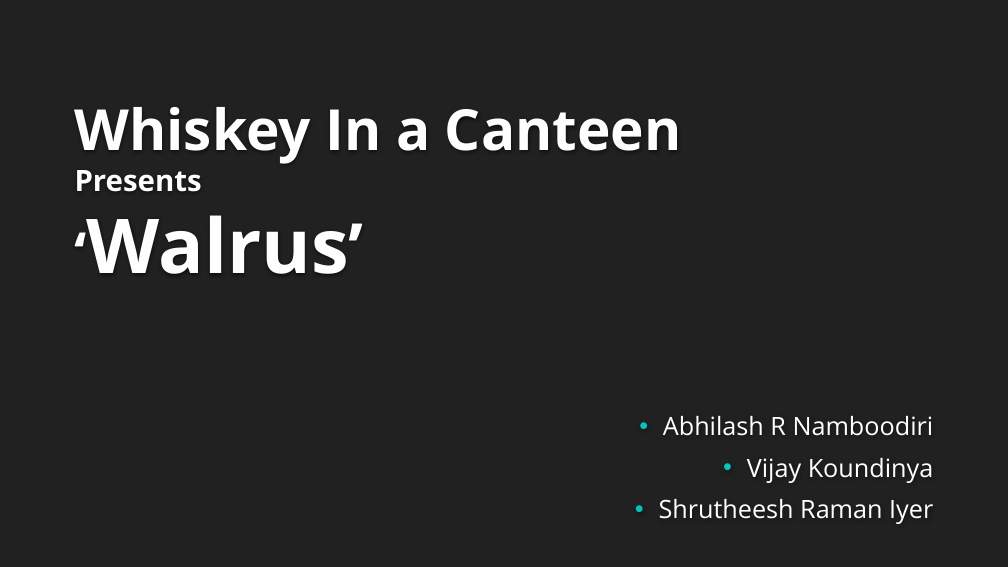
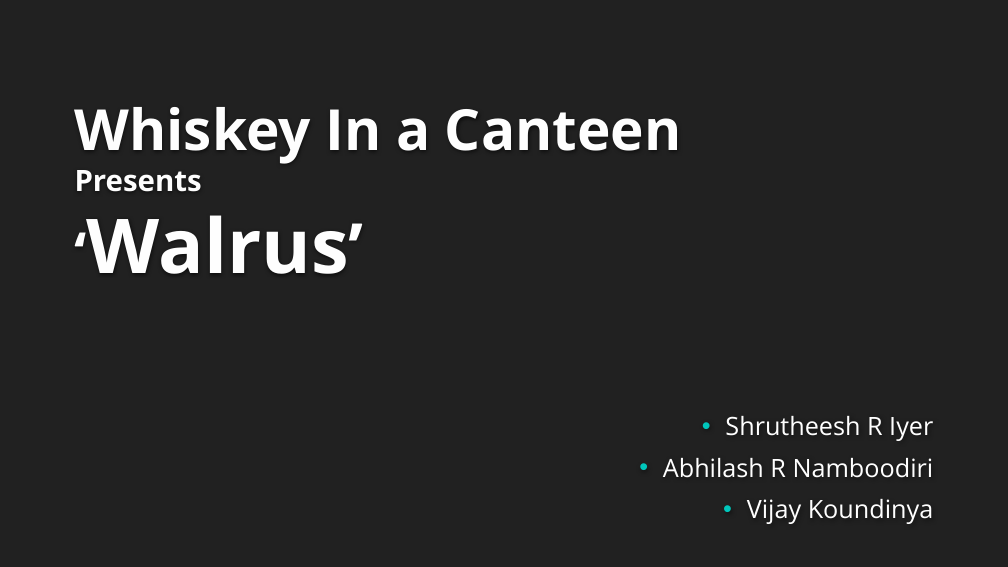
Before and after one commit to AbhilashRN/Walrus, a slide deck: slide 1 of Presentation And Video/Walrus.pptx. Drawn at 1008x567 pixels with LibreOffice and Linux fonts; fonts in the diff are those of the drawing; background and template pictures are left out. Boxes give left, top, right and bottom in pixels: in the first picture for what was removed or moved away, otherwise in the second. Text is boxed around its words. In the diff, an @@ line names an element or a change of style, - is before the commit and + after.

```diff
--- a/Presentation And Video/Walrus.pptx
+++ b/Presentation And Video/Walrus.pptx
@@ subtitle at box(725, 416, 933, 441): paragraph added @@
+• Shrutheesh R Iyer
@@ subtitle at box(659, 499, 933, 524): paragraph removed @@
-• Shrutheesh Raman Iyer
```
Also in this commit, not shown: 4 other slides changed.
